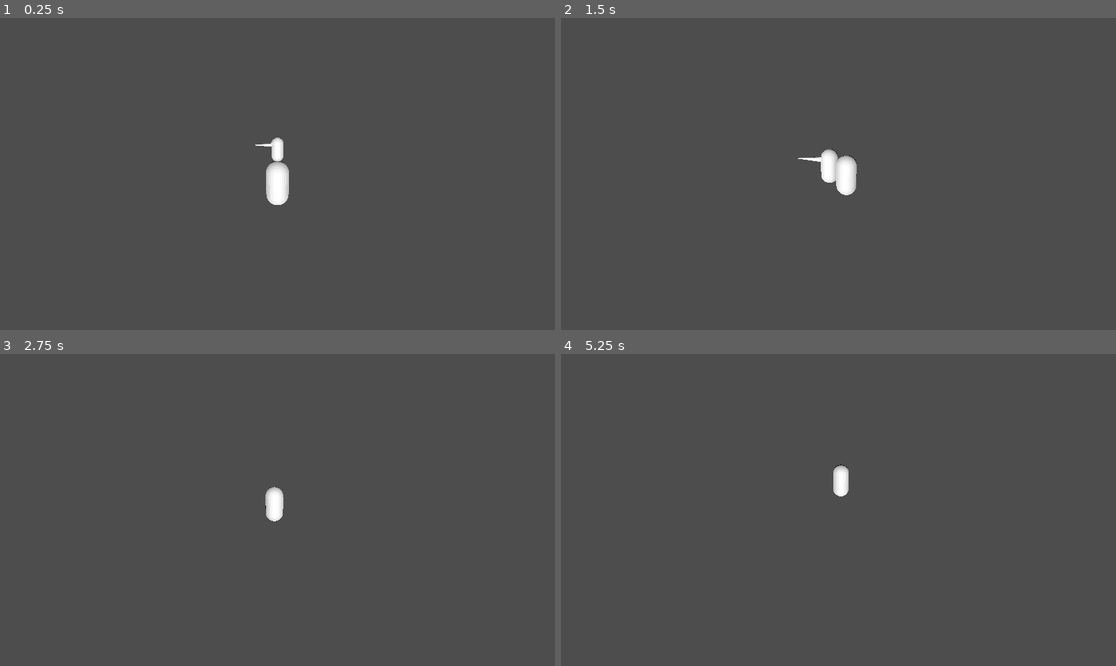
Above: before the commit, frames 1-4 (two rows, left to right).
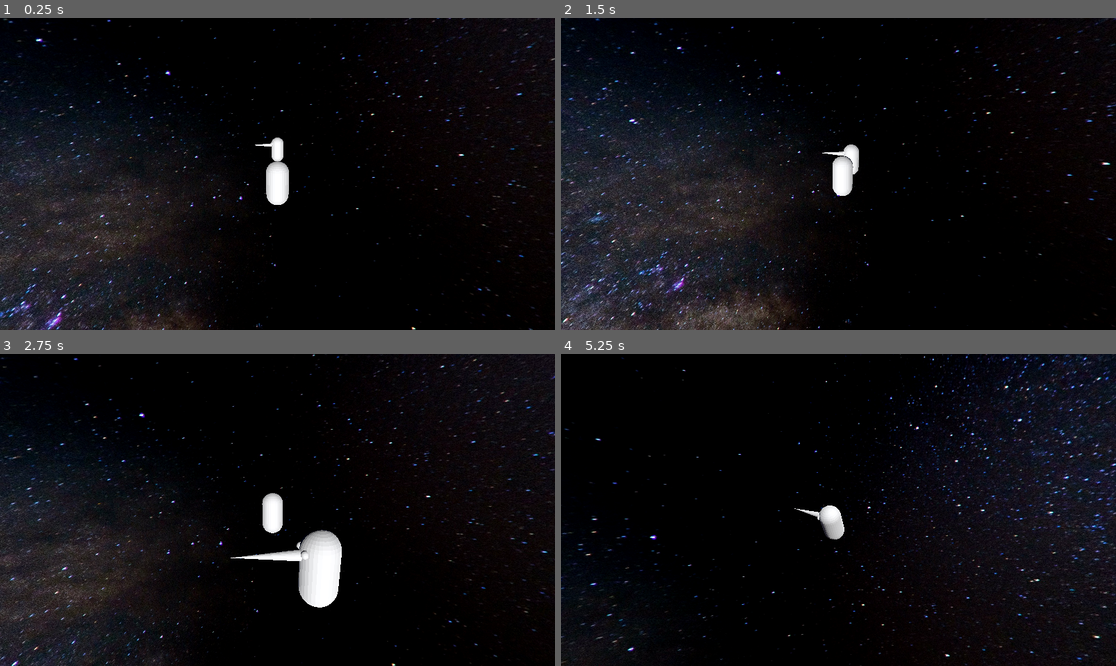
Above: after the commit, the same moments.

Repository: MrGutier/navetest
Game: Godot game, scene res://main.tscn
Same seed, same stepped clock (60 frames per second), same inputs: the game is played once before the commit and once after it.
Inputs (mouse positions are in pixels of both pictures, inside the frame that each line leads up to):
- Up to frame 1 (0.25 s): no input
- Up to frame 2 (1.5 s): tap Enter (ui_accept) at 0.5, 0.77 s; move the mouse to (866, 174) at 0.52 s; hold Middle mouse button (camera_lock, bound only after the comm… 0.53-1.28 s; hold W (move_forward) from 0.53 s (still down); move the mouse to (810, 174) at 1.27 s; tap Ctrl (control) at 1.35 s
- Up to frame 3 (2.75 s): keep holding W (move_forward); tap Enter (ui_accept) at 1.52 s; tap Middle mouse button (camera_lock, bound only after the comm… at 1.55 s; move the mouse to (288, 503) at 2.02 s; hold Middle mouse button (camera_lock, bound only after the comm… from 2.03 s (still down)
- Up to frame 4 (5.25 s): move the mouse to (832, 516) at 2.77 s; release Middle mouse button (camera_lock, bound only after the comm… at 2.78 s; tap Middle mouse button (camera_lock, bound only after the comm… at 2.85, 3.8, 4.35 s; tap Enter (ui_accept) at 3.02, 3.5, 3.77, 4.52 s; move the mouse to (877, 513) at 3.52 s; hold Ctrl (control) 3.53-4.28 s; move the mouse to (672, 463) at 4.27 s; release W (move_forward) at 4.28 s; hold Q (rotate_left, bound only after the commit) 4.28-5.03 s; move the mouse to (844, 510) at 5.02 s; hold W (move_forward) from 5.03 s (still down); hold Middle mouse button (camera_lock, bound only after the comm… from 5.03 s (still down)

The runs differ from the first frame. In frame 1, 98% of the frame differs, in the area x 0-100%, y 0-100%; in frame 2, 97%; in frame 3, 99%; in frame 4, 100%.

Commit message:
arreglado el movimiento y la cámara

Diff:
--- a/main.tscn
+++ b/main.tscn
@@ -1,14 +1,26 @@
-[gd_scene load_steps=4 format=3 uid="uid://cjljj7tgxyoy0"]
+[gd_scene load_steps=8 format=3 uid="uid://cjljj7tgxyoy0"]
 
 [ext_resource type="Script" path="res://main.gd" id="1_fd5xw"]
 [ext_resource type="PackedScene" uid="uid://cil61pt1fnljb" path="res://player.tscn" id="1_nct86"]
 [ext_resource type="PackedScene" uid="uid://cwtcdqhp6gqn1" path="res://THEBEAN.glb" id="2_tgfw7"]
+[ext_resource type="Texture2D" uid="uid://dmb1181tnd17" path="res://cosmos-1853491.jpg" id="4_x48fe"]
+
+[sub_resource type="PanoramaSkyMaterial" id="PanoramaSkyMaterial_werdl"]
+panorama = ExtResource("4_x48fe")
+
+[sub_resource type="Sky" id="Sky_7rmwi"]
+sky_material = SubResource("PanoramaSkyMaterial_werdl")
+
+[sub_resource type="Environment" id="Environment_u6eni"]
+background_mode = 2
+sky = SubResource("Sky_7rmwi")
 
 [node name="Node" type="Node"]
 script = ExtResource("1_fd5xw")
 
 [node name="DirectionalLight3D" type="DirectionalLight3D" parent="."]
-transform = Transform3D(1, 0, 0, 0, 1, 0, 0, 0, 1, 0, 10.1545, 0)
+transform = Transform3D(1, 0, 0, 0, 1, 0, 0, 0, 1, 0, 171.204, 0)
+sky_mode = 1
 
 [node name="Player" parent="." instance=ExtResource("1_nct86")]
 
@@ -16,3 +28,6 @@
 transform = Transform3D(1, 0, 0, 0, 1, 0, 0, 0, 1, 0, 0, -16.5978)
 
 [node name="THEBEAN" parent="Node3D" instance=ExtResource("2_tgfw7")]
+
+[node name="WorldEnvironment" type="WorldEnvironment" parent="."]
+environment = SubResource("Environment_u6eni")
--- a/player.gd
+++ b/player.gd
@@ -1,12 +1,15 @@
 extends CharacterBody3D
 
 # How fast the player moves in meters per second.
-@export var speed = 14
+@export var max_speed = 14
+
 # The downward acceleration when in the air, in meters per second squared.
 @export var fall_acceleration = 75
 @export var sensitivity = 300
 @export var acceleration=0.5
-
+@export var acceleration_horizontal=0.25
+@export var rotating_speed=0.05
+@export var rotating_speed_z=0.04
 var target_velocity = Vector3.ZERO
 
 
@@ -33,29 +36,46 @@
 	if Input.is_action_pressed("move_down"):
 		input_direction.y -= 1
 
+	if Input.is_action_pressed("rotate_right"):
+		var rot_z=-rotating_speed_z
+		rotate_object_local(Vector3(0, 0, 1), rot_z)
+		$Camera_Controller.rotation.z=lerp_angle($Camera_Controller.rotation.z,rotation.z,0.1)
+
+	if Input.is_action_pressed("rotate_left"):
+		var rot_z=+rotating_speed_z
+		rotate_object_local(Vector3(0, 0, 1), rot_z)
+		$Camera_Controller.rotation.z=lerp_angle($Camera_Controller.rotation.z,rotation.z,0.1)
+
 
 	# Moving the Character
 	var direction = (transform.basis*Vector3(input_direction.x,input_direction.y,input_direction.z)).normalized()
 
-	#target_velocity = target_velocity*0.95
 	if direction:
 		velocity.x=velocity.x+direction.x*acceleration
 		velocity.y=velocity.y+direction.y*acceleration
 		velocity.z=velocity.z+direction.z*acceleration
+		if velocity.length()>max_speed:
+			velocity=velocity.normalized()* max_speed
+		print(velocity)
 
-
-	velocity=velocity*0.999
-	move_and_slide()
+	velocity=velocity*0.99
+	move_and_collide(velocity*delta)
 
 	#make camera controller match the position of the player
-	$Camera_Controller.position=lerp($Camera_Controller.position,position,0.15)
+
+	if !Input.is_action_pressed("camera_lock"):
+		var a = Quaternion(transform.basis)
+		var b = Quaternion($Camera_Controller.transform.basis)
+		var c = a.slerp(b,rotating_speed)
+		transform.basis = Basis(c)
+	$Camera_Controller.position=lerp($Camera_Controller.position,position,0.1)
+
 
 func _input(event):
 	if event is InputEventMouseMotion:
-		var rot_x=-event.relative.x/sensitivity
-		var rot_y=-event.relative.y/sensitivity
-		rotate_object_local(Vector3(0, 1, 0), rot_x)
-		rotate_object_local(Vector3(1, 0, 0), rot_y)
+		#var rot_x=-event.relative.x/sensitivity
+		#var rot_y=-event.relative.y/sensitivity
+
 		$Camera_Controller.rotate_object_local(Vector3(0, 1, 0), -event.relative.x/sensitivity)
 		$Camera_Controller.rotate_object_local(Vector3(1, 0, 0), -event.relative.y/sensitivity)
 		transform = transform.orthonormalized()
--- a/project.godot
+++ b/project.godot
@@ -52,3 +52,18 @@
 "events": [Object(InputEventKey,"resource_local_to_scene":false,"resource_name":"","device":-1,"window_id":0,"alt_press …(195 unchanged characters)…
 ]
 }
+camera_lock={
+"deadzone": 0.5,
+"events": [Object(InputEventMouseButton,"resource_local_to_scene":false,"resource_name":"","device":-1,"window_id":0,"alt_pressed":false,"shift_pressed":false,"ctrl_pressed":false,"meta_pressed":false,"button_mask":4,"position":Vector2(201, 8),"global_position":Vector2(210, 54),"factor":1.0,"button_index":3,"canceled":false,"pressed":true,"double_click":false,"script":null)
+]
+}
+rotate_right={
+"deadzone": 0.5,
+"events": [Object(InputEventKey,"resource_local_to_scene":false,"resource_name":"","device":-1,"window_id":0,"alt_pressed":false,"shift_pressed":false,"ctrl_pressed":false,"meta_pressed":false,"pressed":false,"keycode":0,"physical_keycode":69,"key_label":0,"unicode":101,"location":0,"echo":false,"script":null)
+]
+}
+rotate_left={
+"deadzone": 0.5,
+"events": [Object(InputEventKey,"resource_local_to_scene":false,"resource_name":"","device":-1,"window_id":0,"alt_pressed":false,"shift_pressed":false,"ctrl_pressed":false,"meta_pressed":false,"pressed":false,"keycode":0,"physical_keycode":81,"key_label":0,"unicode":113,"location":0,"echo":false,"script":null)
+]
+}
Binary file added: cosmos-1853491.jpg
Not shown, added: cosmos-1853491.jpg.import
